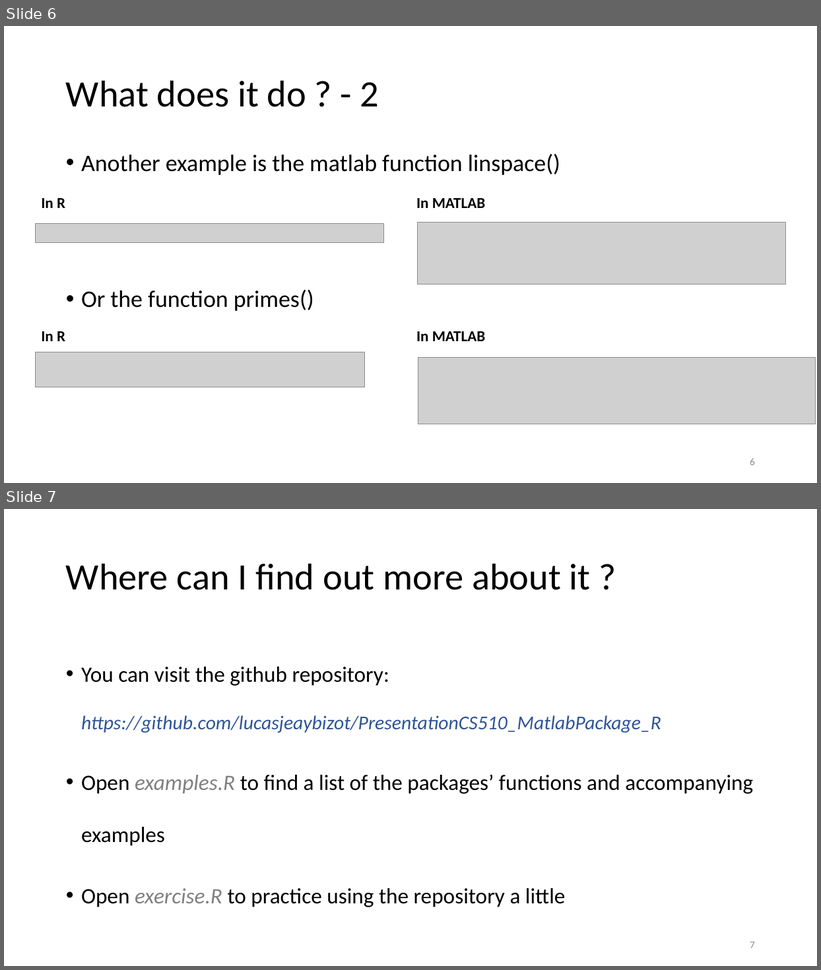
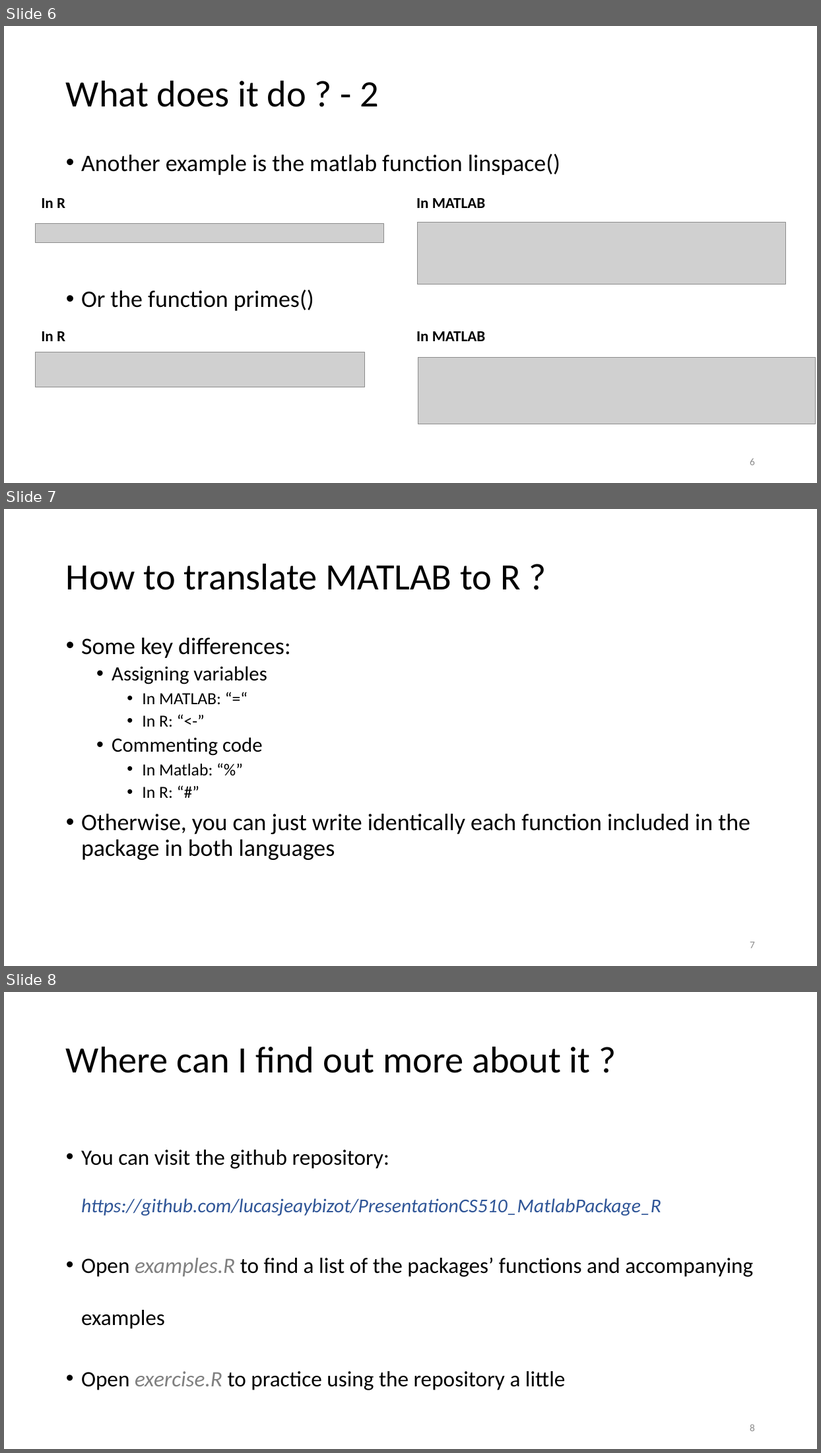
Before and after one commit to lucasjeaybizot/PresentationCS510_MatlabPackage_R, a slide deck: R_Presentation.pptx. Shown one above the other, each under a label of ours: slides 6 and 7 before the commit, slides 6, 7 and 8 after it. The pictures are 821x970 and 821x1453 pixels, drawn with LibreOffice and Linux fonts; fonts in the diff are those of the drawing; grey boxes stand for pictures. Boxes give left, top, right and bottom in pixels: in the first picture for what was removed or moved away, otherwise in the second. Text is boxed around its words. In the diff, an @@ line names an element or a change of style, - is before the commit and + after.

Commit message:
Presentation slides - pptx

```diff
--- a/R_Presentation.pptx
+++ b/R_Presentation.pptx
@@ slide 7 added at [4, 509, 817, 966], background #FFFFFF @@
@@ title added at [66, 563, 521, 590], 44 pt, text #000000 @@
+How to translate MATLAB to R ?
@@ text added at [81, 638, 750, 860], 28 pt, text #000000 @@
+• Some key differences:
+  • Assigning variables
+    • In MATLAB: “=“
+    • In R: “<-”
+  • Commenting code
+    • In Matlab: “%”
+    • In R: “#”
+• Otherwise, you can just write identically each function included in the package in both languages
@@ page number added at [750, 942, 755, 949], 12 pt, text #8C8C8C @@
+7
@@ what was slide 7 is now slide 8 @@
@@ page number at [750, 1424, 755, 1432]: text changed @@
-7
+8
```
